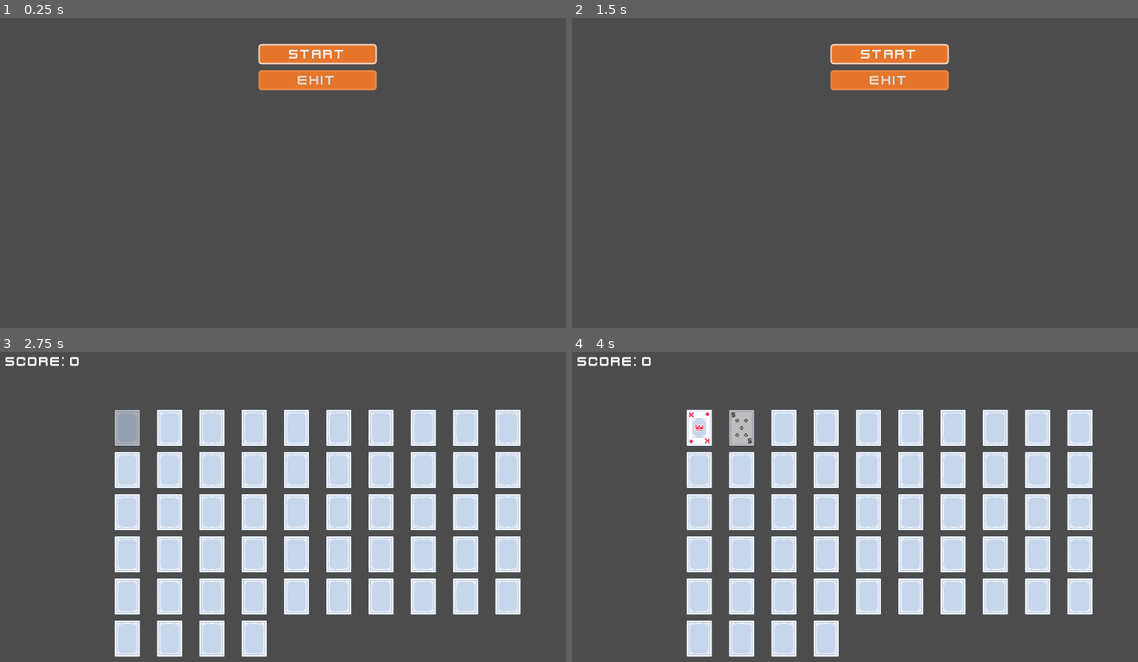
Above: before the commit, frames 1-4 (two rows, left to right).
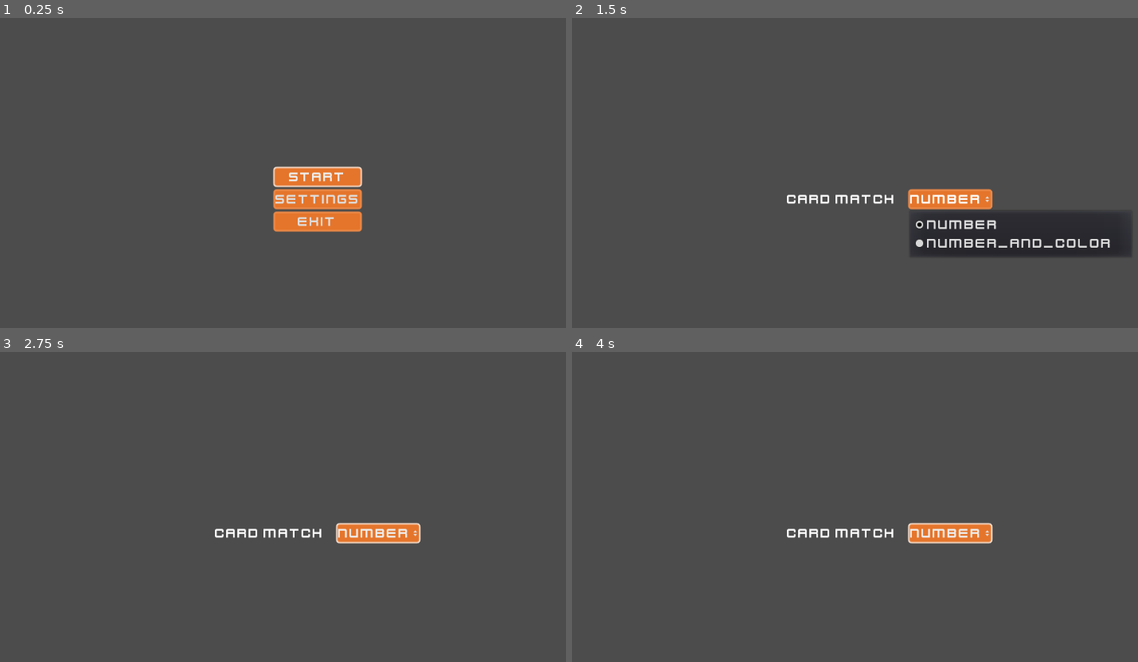
Above: after the commit, the same moments.

Repository: sakkaku-dev/memory-card
Game: Godot game, scene res://scenes/Game.tscn
Same seed, same stepped clock (60 frames per second), same inputs: the game is played once before the commit and once after it.
Inputs (mouse positions are in pixels of both pictures, inside the frame that each line leads up to):
- Up to frame 1 (0.25 s): no input
- Up to frame 2 (1.5 s): click (888, 197) at 0.5 s, where only the run after the commit has a clickable "Settings"; click (951, 197) at 1.25 s, where only the run after the commit has a clickable "NUMBER"
- Up to frame 3 (2.75 s): click (316, 389) at 2 s, where only the run before the commit has a clickable "Start"
- Up to frame 4 (4 s): click (696, 426) at 2.77 s; click (741, 426) at 3.52 s

The runs differ from the first frame. In frame 1, 6.0% of the frame differs, in the area x 45-67%, y 8-69%; in frame 2, 9.5%; in frame 3, 30%, in the area x 0-92%, y 1-99%; in frame 4, 30%.

Commit message:
card matching setting + clean up (Close #1)

Diff:
--- /dev/null
+++ b/assets/matcher/CardMatcher.gd
@@ -0,0 +1,8 @@
+class_name CardMatcher
+
+func match_cards(cards: Array) -> bool:
+	return false
+
+
+func is_max_revealed_cards(cards: Array) -> bool:
+	return false
--- /dev/null
+++ b/assets/matcher/NumberCardMatcher.gd
@@ -0,0 +1,17 @@
+extends CardMatcher
+
+class_name NumberCardMatcher
+
+func match_cards(cards: Array) -> bool:
+	var value = cards.front().value
+
+	var card_match = 0
+	for card in cards:
+		if card.value == value:
+			card_match += 1
+
+	return card_match == 4
+
+
+func is_max_revealed_cards(cards: Array) -> bool:
+	return cards.size() >= 4
--- /dev/null
+++ b/assets/matcher/NumberColorCardMatcher.gd
@@ -0,0 +1,22 @@
+extends CardMatcher
+
+class_name NumberColorCardMatcher
+
+var red_color = [PokerCard.DIAMOND, PokerCard.HEART]
+var black_color = [PokerCard.SPADE, PokerCard.CLUB]
+
+
+func match_cards(cards: Array) -> bool:
+	var first_card = cards.front() as PokerCard
+	var valid_colors = red_color if red_color.has(first_card.suit) else black_color
+
+	var card_match = 0
+	for card in cards:
+		if card.value == first_card.value and valid_colors.has(card.suit):
+			card_match += 1
+
+	return card_match == 2
+
+
+func is_max_revealed_cards(cards: Array) -> bool:
+	return cards.size() >= 2
--- a/assets/poker-cards/PokerCard.gd
+++ b/assets/poker-cards/PokerCard.gd
@@ -4,6 +4,11 @@
 
 const CARD_BACK_PATH = "res://assets/poker-cards/card_back.png"
 const CARDS_FOLDER = "res://assets/poker-cards/cards"
+
+const CLUB = "clubs"
+const DIAMOND = "diamonds"
+const HEART = "hearts"
+const SPADE = "spades"
 
 export var value: String setget set_value
 export var suit: String setget set_suit
--- a/assets/styles/main_theme.tres
+++ b/assets/styles/main_theme.tres
@@ -17,4 +17,17 @@
 Button/styles/hover = ExtResource( 3 )
 Button/styles/normal = ExtResource( 3 )
 Button/styles/pressed = ExtResource( 3 )
+OptionButton/colors/font_color = Color( 0.88, 0.88, 0.88, 1 )
+OptionButton/colors/font_color_disabled = Color( 0.9, 0.9, 0.9, 0.2 )
+OptionButton/colors/font_color_hover = Color( 0.94, 0.94, 0.94, 1 )
+OptionButton/colors/font_color_pressed = Color( 1, 1, 1, 1 )
+OptionButton/constants/arrow_margin = 2
+OptionButton/constants/hseparation = 2
+OptionButton/fonts/font = null
+OptionButton/icons/arrow = null
+OptionButton/styles/disabled = null
+OptionButton/styles/focus = null
+OptionButton/styles/hover = null
+OptionButton/styles/normal = null
+OptionButton/styles/pressed = null
 PopupPanel/styles/panel = ExtResource( 3 )
--- a/project.godot
+++ b/project.godot
@@ -9,6 +9,16 @@
 config_version=4
 
 _global_script_classes=[ {
+"base": "OptionButton",
+"class": "CardMatchSelect",
+"language": "GDScript",
+"path": "res://scenes/CardMatchSelect.gd"
+}, {
+"base": "Reference",
+"class": "CardMatcher",
+"language": "GDScript",
+"path": "res://assets/matcher/CardMatcher.gd"
+}, {
 "base": "TextureButton",
 "class": "FocusTextureButton",
 "language": "GDScript",
@@ -19,14 +29,28 @@
 "language": "GDScript",
 "path": "res://scenes/ui/Menu.gd"
 }, {
+"base": "CardMatcher",
+"class": "NumberCardMatcher",
+"language": "GDScript",
+"path": "res://assets/matcher/NumberCardMatcher.gd"
+}, {
+"base": "CardMatcher",
+"class": "NumberColorCardMatcher",
+"language": "GDScript",
+"path": "res://assets/matcher/NumberColorCardMatcher.gd"
+}, {
 "base": "FocusTextureButton",
 "class": "PokerCard",
 "language": "GDScript",
 "path": "res://assets/poker-cards/PokerCard.gd"
 } ]
 _global_script_class_icons={
+"CardMatchSelect": "",
+"CardMatcher": "",
 "FocusTextureButton": "",
 "Menu": "",
+"NumberCardMatcher": "",
+"NumberColorCardMatcher": "",
 "PokerCard": ""
 }
 
--- /dev/null
+++ b/scenes/CardMatchSelect.gd
@@ -0,0 +1,12 @@
+extends OptionButton
+
+class_name CardMatchSelect
+
+enum Option {
+	NUMBER
+	NUMBER_AND_COLOR,
+}
+
+func _ready():
+	for opt in Option.keys():
+		add_item(opt, Option[opt])
--- /dev/null
+++ b/scenes/CardMatchSelect.tscn
@@ -0,0 +1,11 @@
+[gd_scene load_steps=2 format=2]
+
+[ext_resource path="res://scenes/CardMatchSelect.gd" type="Script" id=1]
+
+[node name="CardMatchSelect" type="OptionButton"]
+margin_right = 29.0
+margin_bottom = 20.0
+script = ExtResource( 1 )
+__meta__ = {
+"_edit_use_anchors_": false
+}
--- a/scenes/Game.gd
+++ b/scenes/Game.gd
@@ -6,6 +6,7 @@
 onready var score_label = $UILayer/GameUI/Score
 
 var score = 0
+var card_match_opt = CardMatchSelect.Option.NUMBER
 
 func _ready():
 	main_menu.show()
@@ -17,8 +18,21 @@
 func start_game():
 	main_menu.hide()
 	game_ui.show()
-	game.show()
-	game.fill_board()
+
+	var matcher = _create_card_matcher()
+	if matcher:
+		game.start_game(matcher)
+	else:
+		print("Cannot create matcher with setting: " + card_match_opt)
+
+
+func _create_card_matcher() -> CardMatcher:
+	match(card_match_opt):
+		CardMatchSelect.Option.NUMBER:
+			return NumberCardMatcher.new()
+		CardMatchSelect.Option.NUMBER_AND_COLOR:
+			return NumberColorCardMatcher.new()
+	return null
 
 
 func exit_game():
@@ -39,3 +53,7 @@
 func _on_MemoryCardGrid_cards_matched():
 	score += 10
 	update_score()
+
+
+func _on_CardMatchSelect_item_selected(index):
+	card_match_opt = index
--- a/scenes/Game.tscn
+++ b/scenes/Game.tscn
@@ -8,6 +8,8 @@
 [ext_resource path="res://scenes/ui/Confirm.tscn" type="PackedScene" id=6]
 [ext_resource path="res://scenes/ui/DialogContainer.tscn" type="PackedScene" id=7]
 [ext_resource path="res://assets/styles/main_theme.tres" type="Theme" id=8]
+[ext_resource path="res://scenes/ui/MenuContainer.gd" type="Script" id=9]
+[ext_resource path="res://scenes/CardMatchSelect.tscn" type="PackedScene" id=10]
 
 [node name="Game" type="Node"]
 script = ExtResource( 2 )
@@ -27,35 +29,67 @@
 [node name="MenuLayer" type="CanvasLayer" parent="."]
 
 [node name="MainMenu" type="MarginContainer" parent="MenuLayer"]
-anchor_left = 0.5
-anchor_right = 0.5
+anchor_right = 1.0
 anchor_bottom = 1.0
-margin_left = -95.0
-margin_right = 95.0
 theme = ExtResource( 8 )
-custom_constants/margin_top = 50
 __meta__ = {
 "_edit_use_anchors_": false
 }
 
-[node name="Menu" parent="MenuLayer/MainMenu" instance=ExtResource( 3 )]
+[node name="CenterContainer" type="CenterContainer" parent="MenuLayer/MainMenu"]
+margin_right = 1024.0
+margin_bottom = 600.0
+script = ExtResource( 9 )
+__meta__ = {
+"_edit_use_anchors_": false
+}
+
+[node name="Menu" parent="MenuLayer/MainMenu/CenterContainer" instance=ExtResource( 3 )]
+visible = false
 anchor_right = 0.0
 anchor_bottom = 0.0
-margin_left = 0.0
-margin_top = 50.0
-margin_right = 190.0
-margin_bottom = 600.0
+margin_left = 441.0
+margin_top = 248.0
+margin_right = 583.0
+margin_bottom = 352.0
 
-[node name="Start" parent="MenuLayer/MainMenu/Menu" instance=ExtResource( 4 )]
-margin_right = 190.0
+[node name="Start" parent="MenuLayer/MainMenu/CenterContainer/Menu" instance=ExtResource( 4 )]
+margin_right = 142.0
 margin_bottom = 32.0
 text = "Start"
 
-[node name="Exit" parent="MenuLayer/MainMenu/Menu" instance=ExtResource( 4 )]
+[node name="Settings" parent="MenuLayer/MainMenu/CenterContainer/Menu" instance=ExtResource( 4 )]
 margin_top = 42.0
-margin_right = 190.0
+margin_right = 142.0
 margin_bottom = 74.0
+text = "Settings"
+
+[node name="Exit" parent="MenuLayer/MainMenu/CenterContainer/Menu" instance=ExtResource( 4 )]
+margin_top = 84.0
+margin_right = 142.0
+margin_bottom = 116.0
 text = "Exit"
+
+[node name="SettingsMenu" parent="MenuLayer/MainMenu/CenterContainer" instance=ExtResource( 3 )]
+anchor_right = 0.0
+anchor_bottom = 0.0
+margin_left = 404.0
+margin_top = 284.0
+margin_right = 619.0
+margin_bottom = 316.0
+custom_constants/hseparation = 20
+columns = 2
+
+[node name="Label" type="Label" parent="MenuLayer/MainMenu/CenterContainer/SettingsMenu"]
+margin_top = 3.0
+margin_right = 175.0
+margin_bottom = 29.0
+text = "Card Match"
+
+[node name="CardMatchSelect" parent="MenuLayer/MainMenu/CenterContainer/SettingsMenu" instance=ExtResource( 10 )]
+margin_left = 195.0
+margin_right = 215.0
+margin_bottom = 32.0
 
 [node name="UILayer" type="CanvasLayer" parent="."]
 layer = -1
@@ -93,6 +127,9 @@
 margin_right = 1024.0
 margin_bottom = 600.0
 [connection signal="confirm" from="DialogLayer/DialogContainer/ExitConfirm" to="." method="exit_game"]
-[connection signal="pressed" from="MenuLayer/MainMenu/Menu/Start" to="." method="start_game"]
-[connection signal="pressed" from="MenuLayer/MainMenu/Menu/Exit" to="DialogLayer/DialogContainer/ExitConfirm" method="open"]
+[connection signal="pressed" from="MenuLayer/MainMenu/CenterContainer/Menu/Start" to="." method="start_game"]
+[connection signal="pressed" from="MenuLayer/MainMenu/CenterContainer/Menu/Settings" to="MenuLayer/MainMenu/CenterContainer/SettingsMenu" method="show"]
+[connection signal="pressed" from="MenuLayer/MainMenu/CenterContainer/Menu/Exit" to="DialogLayer/DialogContainer/ExitConfirm" method="open"]
+[connection signal="menu_back" from="MenuLayer/MainMenu/CenterContainer/SettingsMenu" to="MenuLayer/MainMenu/CenterContainer/Menu" method="show"]
+[connection signal="item_selected" from="MenuLayer/MainMenu/CenterContainer/SettingsMenu/CardMatchSelect" to="." method="_on_CardMatchSelect_item_selected"]
 [connection signal="cards_matched" from="MarginContainer/MemoryCardGrid" to="." method="_on_MemoryCardGrid_cards_matched"]
--- a/scenes/MemoryCardGrid.gd
+++ b/scenes/MemoryCardGrid.gd
@@ -4,14 +4,16 @@
 
 const POKER_CARD_SCENE = preload("res://assets/poker-cards/PokerCard.tscn")
 
-export var match_count = 4
-
 onready var grid := $GridContainer
 onready var revealed_timer := $RevealedTimer
 
 var revealed_cards = []
+var card_matcher: CardMatcher
 
-func fill_board():
+func start_game(matcher: CardMatcher):
+	show()
+	card_matcher = matcher
+
 	var cards = _create_card_scenes()
 	cards.shuffle()
 
@@ -50,7 +52,7 @@
 
 
 func _on_card_click(card: PokerCard):
-	if _max_revealed_cards() or not card.show_back:
+	if _max_revealed_cards() and not card.show_back:
 		return
 
 	card.show_back = false
@@ -61,22 +63,12 @@
 
 
 func _max_revealed_cards() -> bool:
-	return revealed_cards.size() >= match_count
-
-
-func _revealed_cards_matching() -> bool:
-	var value = revealed_cards.front().value
-
-	var card_match = 0
-	for card in revealed_cards:
-		if card.value == value:
-			card_match += 1
-
-	return card_match == match_count
+	return card_matcher.is_max_revealed_cards(revealed_cards)
 
 
 func _on_RevealedTimer_timeout():
-	if _revealed_cards_matching():
+	if card_matcher.match_cards(revealed_cards):
+		print("Match")
 		emit_signal("cards_matched")
 	else:
 		for c in revealed_cards:
--- a/scenes/ui/Menu.gd
+++ b/scenes/ui/Menu.gd
@@ -1,6 +1,13 @@
 extends Control
 
 class_name Menu
+
+signal menu_back
+
+func _input(event):
+	if event.is_action_pressed("ui_cancel"):
+		emit_signal("menu_back")
+
 
 func _on_Menu_visibility_changed():
 	if visible and get_child_count() > 0:
--- a/scenes/ui/Menu.tscn
+++ b/scenes/ui/Menu.tscn
@@ -2,16 +2,12 @@
 
 [ext_resource path="res://scenes/ui/Menu.gd" type="Script" id=2]
 
-[node name="Menu" type="VBoxContainer"]
+[node name="Menu" type="GridContainer"]
 anchor_right = 1.0
 anchor_bottom = 1.0
 margin_left = 0.667419
 margin_top = -0.667419
 margin_right = 0.66748
 margin_bottom = -0.667419
-custom_constants/separation = 10
 script = ExtResource( 2 )
-__meta__ = {
-"_edit_use_anchors_": false
-}
 [connection signal="visibility_changed" from="." to="." method="_on_Menu_visibility_changed"]
--- /dev/null
+++ b/scenes/ui/MenuContainer.gd
@@ -0,0 +1,21 @@
+extends Control
+
+var ignore = false
+
+func _ready():
+	for child in get_children():
+		var c = child as Control
+		c.hide()
+		c.connect("visibility_changed", self, "on_menu_shown", [c])
+
+	if get_child_count() > 0:
+		get_child(0).show()
+
+func on_menu_shown(menu: Control) -> void:
+	if ignore: return
+
+	ignore = true
+	for child in get_children():
+		if child != menu:
+			child.hide()
+	ignore = false
Binary file removed: assets/ui/red_boxTick.png
Binary file removed: assets/ui/red_checkmark.png
Binary file removed: assets/ui/red_circle.png
Binary file removed: assets/ui/red_cross.png
Binary file removed: assets/ui/red_sliderDown.png
Binary file removed: assets/ui/red_sliderLeft.png
Binary file removed: assets/ui/red_sliderRight.png
Binary file removed: assets/ui/red_sliderUp.png
Binary file removed: assets/ui/red_tick.png
Not shown: 1 places in scenes/Game.tscn that only renumber resources
Not shown, removed: addons/kenney_ui_audio/mouseclick1.wav
Not shown, removed: addons/kenney_ui_audio/mouserelease1.wav
(and 43 more such lines)
